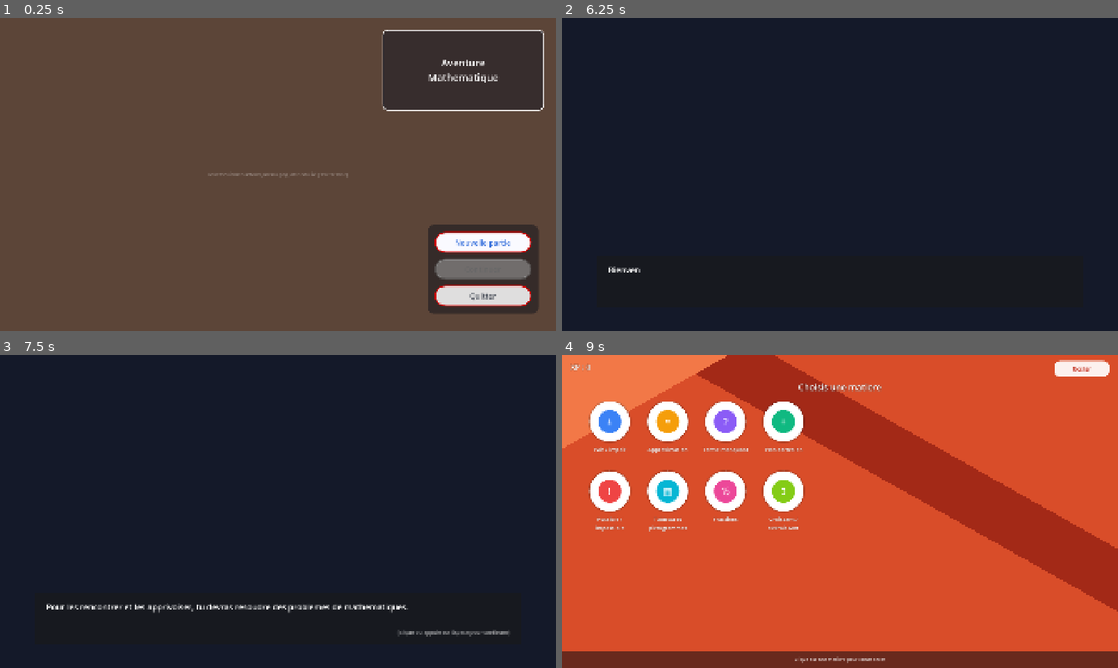
Above: before the commit, frames 1-4 (two rows, left to right).
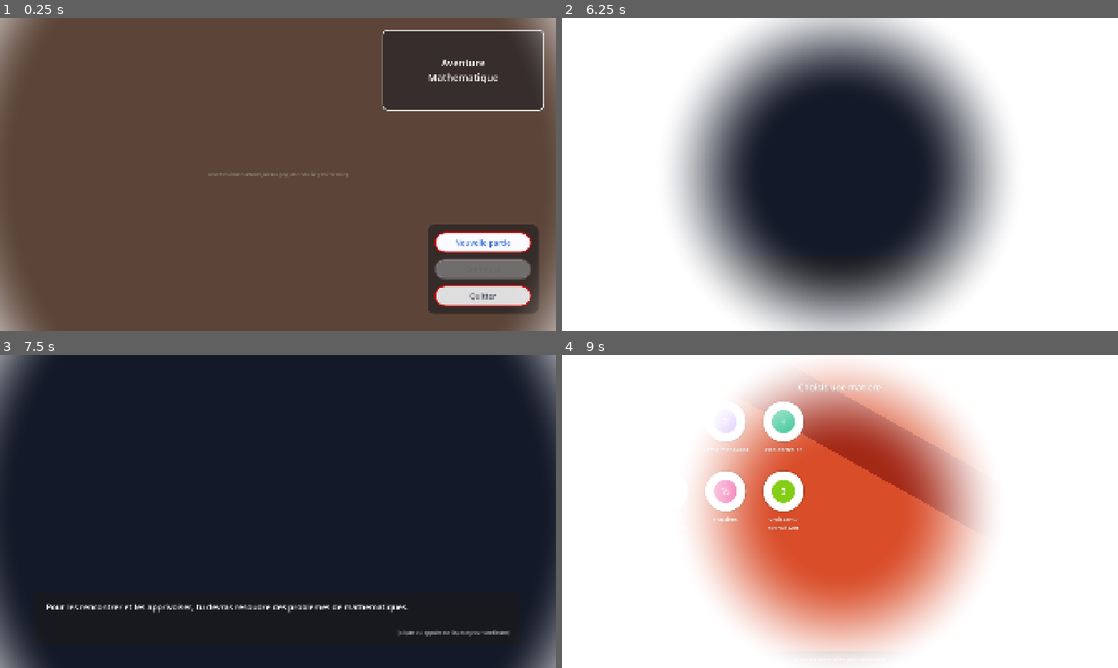
Above: after the commit, the same moments.

Repository: mikepoulin125-byte/jeu-educatif-godot
Game: Godot game, scene res://scenes/Main.tscn
The game is run twice, just before and just after one commit, with the same random seed, the same clock (stepped at 60 frames per second) and the same inputs.
Inputs (mouse positions are in pixels of both pictures, inside the frame that each line leads up to):
- Up to frame 1 (0.25 s): no input
- Up to frame 2 (6.25 s): click "Nouvelle partie" at 0.5 s; tap Enter at 1.25, 1.35, 2.1, 2.75, 2.85, 3.6, 4.25, 4.35, 5.1, 5.85 s; move the mouse to (962, 158) at 1.27 s; click (962, 158) at 1.42 s; tap Space at 1.52, 2, 2.27, 3.5, 3.77, 4.52, 5, 5.27 s; move the mouse to (728, 190) at 2.02 s; click (728, 190) at 2.17 s; move the mouse to (895, 105) at 2.77 s; click (895, 105) at 2.92 s; move the mouse to (812, 237) at 3.52 s; click (812, 237) at 3.67 s; move the mouse to (1006, 221) at 4.27 s; click (1006, 221) at 4.42 s; move the mouse to (673, 127) at 5.02 s; click (673, 127) at 5.17 s; move the mouse to (867, 174) at 5.77 s; click (867, 174) at 5.92 s
- Up to frame 3 (7.5 s): move the mouse to (194, 433) at 6.52 s; tap Enter at 6.6, 7.35 s; click (194, 433) at 6.67 s; tap Space at 6.77 s; move the mouse to (400, 495) at 7.27 s; click (400, 495) at 7.42 s
- Up to frame 4 (9 s): tap Space at 7.52, 8.27 s; move the mouse to (728, 527) at 8.02 s; tap Enter at 8.1 s; click (728, 527) at 8.17 s; click "Choisir" at 8.75 s

The runs differ from the first frame. In frame 1, 3.0% of the frame differs, in the area x 0-100%, y 0-100%; in frame 2, 83%; in frame 3, 3.5%; in frame 4, 84%.
Error before the commit: Cannot call method 'set_input_as_handled' on a null value. (res://scripts/dialogue_intro.gd:40)
Error after the commit: Cannot call method 'set_input_as_handled' on a null value. (res://scripts/dialogue_intro.gd:46)

Commit message:
Transition radiale blanche (vignette animee) pour les fondus menu<->chargement<->jeu
Remplace le fondu blanc uniforme par un degrade radial anime : shader
canvas_item (shaders/transition_radiale_blanc.gdshader) dont l'alpha
depend de la distance au centre, pilote par un seul parametre
"progression". Un meme shader gere les deux sens : bords en premier
(menu -> chargement, progression 0->1) et centre en premier
(chargement -> jeu, progression 1->0), simplement en inversant
depart/arrivee. Composant reutilisable TransitionRadiale
(scenes/components/TransitionRadiale.tscn) applique aux deux fondus
demandes : MenuPrincipal (%FadeBlanc, avant EcranChargement) et les
deux destinations possibles apres l'ecran de chargement, DialogueIntro
et Hub (%VoileEntree, au debut de leur _ready()).

Verifie via godot --headless --import (0 erreur), boot headless reel
(0 erreur), un nouveau smoke test dedie qui confirme entre autres
qu'un `await` sur un Tween fonctionne correctement sous --script
(contrairement au probleme de _ready() non-synchrone documente
precedemment), mise a jour du smoke test des raffinements du menu
(l'ancienne assertion sur ColorRect.color.a n'a plus de sens avec un
shader qui ecrase COLOR), et une verification visuelle reelle complete
confirmant le degrade radial dans les deux sens sur des captures
d'ecran successives.

Co-Authored-By: Claude Sonnet 5 <noreply@anthropic.com>

Diff:
--- a/scenes/DialogueIntro.tscn
+++ b/scenes/DialogueIntro.tscn
@@ -1,6 +1,7 @@
-[gd_scene load_steps=2 format=3 uid="uid://bqf0e0000dialogue01"]
+[gd_scene load_steps=3 format=3 uid="uid://bqf0e0000dialogue01"]
 
 [ext_resource type="Script" path="res://scripts/dialogue_intro.gd" id="1"]
+[ext_resource type="PackedScene" path="res://scenes/components/TransitionRadiale.tscn" id="2"]
 
 [node name="DialogueIntro" type="Control"]
 layout_mode = 3
@@ -66,3 +67,6 @@
 horizontal_alignment = 2
 modulate = Color(1, 1, 1, 0.6)
 text = ""
+
+[node name="VoileEntree" parent="." instance=ExtResource("2")]
+unique_name_in_owner = true
--- a/scenes/Hub.tscn
+++ b/scenes/Hub.tscn
@@ -1,7 +1,8 @@
-[gd_scene load_steps=6 format=3 uid="uid://bqf0e0000hub00001"]
+[gd_scene load_steps=7 format=3 uid="uid://bqf0e0000hub00001"]
 
 [ext_resource type="Script" path="res://scripts/hub.gd" id="1"]
 [ext_resource type="Shader" path="res://shaders/fond_bandes_diagonales.gdshader" id="2"]
+[ext_resource type="PackedScene" path="res://scenes/components/TransitionRadiale.tscn" id="3"]
 
 [sub_resource type="ShaderMaterial" id="ShaderMaterial_fond"]
 shader = ExtResource("2")
@@ -120,3 +121,6 @@
 horizontal_alignment = 1
 vertical_alignment = 1
 text = "Clique sur une matiere pour commencer"
+
+[node name="VoileEntree" parent="." instance=ExtResource("3")]
+unique_name_in_owner = true
--- a/scenes/MenuPrincipal.tscn
+++ b/scenes/MenuPrincipal.tscn
@@ -1,7 +1,8 @@
-[gd_scene load_steps=12 format=3 uid="uid://bqf0e0000menu01"]
+[gd_scene load_steps=13 format=3 uid="uid://bqf0e0000menu01"]
 
 [ext_resource type="Script" path="res://scripts/menu_principal.gd" id="1"]
 [ext_resource type="Script" path="res://scripts/components/bouton_anime.gd" id="2"]
+[ext_resource type="PackedScene" path="res://scenes/components/TransitionRadiale.tscn" id="3"]
 
 [sub_resource type="StyleBoxFlat" id="StyleBoxFlat_cadre_logo"]
 bg_color = Color(0.1, 0.1, 0.14, 0.55)
@@ -267,13 +268,5 @@
 text = "Quitter"
 script = ExtResource("2")
 
-[node name="FadeBlanc" type="ColorRect" parent="."]
-unique_name_in_owner = true
-layout_mode = 1
-anchors_preset = 15
-anchor_right = 1.0
-anchor_bottom = 1.0
-grow_horizontal = 2
-grow_vertical = 2
-mouse_filter = 2
-color = Color(1, 1, 1, 0)
+[node name="FadeBlanc" parent="." instance=ExtResource("3")]
+unique_name_in_owner = true
--- /dev/null
+++ b/scenes/components/TransitionRadiale.tscn
@@ -0,0 +1,22 @@
+[gd_scene load_steps=4 format=3 uid="uid://bqf0e0000transr1"]
+
+[ext_resource type="Script" path="res://scripts/components/transition_radiale.gd" id="1"]
+[ext_resource type="Shader" path="res://shaders/transition_radiale_blanc.gdshader" id="2"]
+
+[sub_resource type="ShaderMaterial" id="ShaderMaterial_transition"]
+shader = ExtResource("2")
+shader_parameter/progression = 0.0
+shader_parameter/largeur_degrade = 0.35
+shader_parameter/taille_ecran = Vector2(1920, 1080)
+
+[node name="TransitionRadiale" type="ColorRect"]
+layout_mode = 3
+anchors_preset = 15
+anchor_right = 1.0
+anchor_bottom = 1.0
+grow_horizontal = 2
+grow_vertical = 2
+mouse_filter = 2
+material = SubResource("ShaderMaterial_transition")
+color = Color(1, 1, 1, 1)
+script = ExtResource("1")
--- /dev/null
+++ b/scripts/components/transition_radiale.gd
@@ -0,0 +1,32 @@
+class_name TransitionRadiale
+extends ColorRect
+## Voile blanc plein ecran avec degrade radial anime (voir
+## shaders/transition_radiale_blanc.gdshader). Reutilisable partout ou
+## une transition "vers/depuis le blanc, bords en premier" est needed :
+## menu -> ecran de chargement -> jeu.
+##
+## definir_progression(0.0) = invisible, definir_progression(1.0) =
+## ecran entierement blanc, degrade radial entre les deux (bords
+## atteints avant le centre).
+
+func _ready() -> void:
+	mouse_filter = Control.MOUSE_FILTER_IGNORE
+	_appliquer_taille_ecran()
+	resized.connect(_appliquer_taille_ecran)
+
+func _appliquer_taille_ecran() -> void:
+	if material is ShaderMaterial:
+		material.set_shader_parameter("taille_ecran", size)
+
+func definir_progression(valeur: float) -> void:
+	if material is ShaderMaterial:
+		material.set_shader_parameter("progression", valeur)
+
+## Anime "progression" de "depart" vers "arrivee" sur "duree" secondes.
+## A utiliser avec `await` pour enchainer une action une fois la
+## transition terminee.
+func animer(depart: float, arrivee: float, duree: float) -> void:
+	definir_progression(depart)
+	var tween := create_tween()
+	tween.tween_property(material, "shader_parameter/progression", arrivee, duree).set_trans(Tween.TRANS_SINE)
+	await tween.finished
--- a/scripts/dialogue_intro.gd
+++ b/scripts/dialogue_intro.gd
@@ -4,9 +4,11 @@
 ## Un clic/Espace/Entree complete la ligne courante, ou passe a la suivante.
 
 const VITESSE_CARACTERES_PAR_SEC := 40.0
+const DUREE_FONDU_ENTREE := 0.45
 
 @onready var label_dialogue: Label = %LabelDialogue
 @onready var label_indice: Label = %LabelIndice
+@onready var voile_entree: TransitionRadiale = %VoileEntree
 
 var _lignes: Array = []
 var _index_ligne: int = 0
@@ -15,6 +17,10 @@
 var _en_cours_de_revelation: bool = false
 
 func _ready() -> void:
+	# Fondu radial depuis le blanc (centre en premier) a l'arrivee depuis
+	# l'ecran de chargement — voir shaders/transition_radiale_blanc.gdshader.
+	voile_entree.animer(1.0, 0.0, DUREE_FONDU_ENTREE)
+
 	_lignes = DataManager.get_lignes_intro()
 	label_indice.text = DataManager.get_texte_indice_intro()
 	if _lignes.is_empty():
--- a/scripts/hub.gd
+++ b/scripts/hub.gd
@@ -3,12 +3,19 @@
 ## permanent en haut-gauche, bouton Roster permanent.
 
 const CarteMatiereScene := preload("res://scenes/components/CarteMatiere.tscn")
+const DUREE_FONDU_ENTREE := 0.45
 
 @onready var label_xp: Label = %LabelXp
 @onready var grille_matieres: GridContainer = %GrilleMatieres
 @onready var bouton_roster: Button = %BoutonRoster
+@onready var voile_entree: TransitionRadiale = %VoileEntree
 
 func _ready() -> void:
+	# Fondu radial depuis le blanc (centre en premier), notamment a
+	# l'arrivee depuis l'ecran de chargement — voir
+	# shaders/transition_radiale_blanc.gdshader.
+	voile_entree.animer(1.0, 0.0, DUREE_FONDU_ENTREE)
+
 	_actualiser_xp()
 	bouton_roster.pressed.connect(_on_roster_presse)
 	_peupler_matieres()
--- a/scripts/menu_principal.gd
+++ b/scripts/menu_principal.gd
@@ -12,7 +12,7 @@
 @onready var bouton_nouvelle_partie: Button = %BoutonNouvellePartie
 @onready var bouton_continuer: Button = %BoutonContinuer
 @onready var bouton_quitter: Button = %BoutonQuitter
-@onready var fade_blanc: ColorRect = %FadeBlanc
+@onready var fade_blanc: TransitionRadiale = %FadeBlanc
 
 const DUREE_FADE_BLANC := 0.45
 
@@ -55,9 +55,9 @@
 func _on_quitter() -> void:
 	get_tree().quit()
 
-## Fondu au blanc puis passage par EcranChargement.tscn (faux temps de
-## chargement de 5s, voir section 4 de la demande de Mike) avant
-## d'arriver sur scene_cible.
+## Fondu radial au blanc (bords en premier, centre en dernier) puis
+## passage par EcranChargement.tscn (faux temps de chargement de 5s,
+## voir section 4 de la demande de Mike) avant d'arriver sur scene_cible.
 func _lancer_avec_ecran_de_chargement(scene_cible: String) -> void:
 	bouton_nouvelle_partie.disabled = true
 	bouton_continuer.disabled = true
@@ -65,8 +65,5 @@
 
 	GameState.scene_suivante = scene_cible
 
-	var tween := create_tween()
-	tween.tween_property(fade_blanc, "color:a", 1.0, DUREE_FADE_BLANC)
-	tween.finished.connect(func():
-		get_tree().change_scene_to_file("res://scenes/EcranChargement.tscn")
-	)
+	await fade_blanc.animer(0.0, 1.0, DUREE_FADE_BLANC)
+	get_tree().change_scene_to_file("res://scenes/EcranChargement.tscn")
--- a/scripts/tests/smoke_test_raffinements_menu.gd
+++ b/scripts/tests/smoke_test_raffinements_menu.gd
@@ -80,10 +80,15 @@
 			return
 	print("OK: les 3 boutons ont la bordure #CC0000")
 
-	var fade_blanc: ColorRect = menu.get_node("%FadeBlanc")
-	if not _verifier(fade_blanc.color.a < TOLERANCE, "FadeBlanc devrait demarrer invisible (alpha 0)"):
+	# FadeBlanc est maintenant une instance de TransitionRadiale (shader) :
+	# sa visibilite est pilotee par le parametre "progression" du shader,
+	# pas par la propriete "color" du ColorRect (le shader ecrase COLOR
+	# entierement). Valeur par defaut attendue : 0.0 (invisible).
+	var fade_blanc = menu.get_node("%FadeBlanc")
+	var progression_initiale: float = fade_blanc.material.get_shader_parameter("progression")
+	if not _verifier(is_equal_approx(progression_initiale, 0.0), "FadeBlanc devrait demarrer avec progression=0.0 (invisible), obtenu %f" % progression_initiale):
 		return
-	print("OK: FadeBlanc demarre invisible")
+	print("OK: FadeBlanc demarre invisible (progression=0.0)")
 
 	root.remove_child(menu)
 	menu.free()
--- /dev/null
+++ b/scripts/tests/smoke_test_transition_radiale.gd
@@ -0,0 +1,73 @@
+extends SceneTree
+## Test de fumee headless pour la transition radiale blanche (fondu vers/
+## depuis le blanc, bords/centre en premier selon le sens). Pas execute
+## en jeu normal. Lance avec :
+## godot --headless --script res://scripts/tests/smoke_test_transition_radiale.gd
+##
+## N'utilise jamais assert() (bloque indefiniment sans debugger attache).
+
+func _verifier(condition: bool, message: String) -> bool:
+	if not condition:
+		print("ECHEC: " + message)
+		quit(1)
+	return condition
+
+func _initialize() -> void:
+	print("=== Smoke test transition radiale ===")
+
+	var TransitionScene := preload("res://scenes/components/TransitionRadiale.tscn")
+	var voile = TransitionScene.instantiate()
+	root.add_child(voile)
+
+	# 1. definir_progression() doit ecrire directement le parametre du shader
+	# (pas besoin d'attendre _ready(), voir le reflexe documente en Phase 3
+	# : ce composant n'utilise aucun @onready, il agit directement sur
+	# `material`/`size`, disponibles des l'instanciation).
+	voile.definir_progression(0.35)
+	var valeur: float = voile.material.get_shader_parameter("progression")
+	if not _verifier(is_equal_approx(valeur, 0.35), "definir_progression(0.35) - obtenu %f" % valeur):
+		return
+	print("OK: definir_progression() ecrit bien le parametre du shader")
+
+	# 2. animer() doit interpoler jusqu'a la valeur cible (teste avec une
+	# duree courte pour que le test reste rapide).
+	await voile.animer(0.0, 1.0, 0.05)
+	var valeur_finale: float = voile.material.get_shader_parameter("progression")
+	if not _verifier(is_equal_approx(valeur_finale, 1.0), "animer(0.0, 1.0, 0.05) - valeur finale attendue 1.0, obtenu %f" % valeur_finale):
+		return
+	print("OK: animer() interpole bien jusqu'a la valeur cible (0.0 -> 1.0)")
+
+	await voile.animer(1.0, 0.0, 0.05)
+	valeur_finale = voile.material.get_shader_parameter("progression")
+	if not _verifier(is_equal_approx(valeur_finale, 0.0), "animer(1.0, 0.0, 0.05) - valeur finale attendue 0.0, obtenu %f" % valeur_finale):
+		return
+	print("OK: animer() fonctionne aussi dans l'autre sens (1.0 -> 0.0)")
+
+	root.remove_child(voile)
+	voile.free()
+
+	# 3. Verifie que les 3 scenes concernees ont bien un noeud de
+	# transition (structure statique, independante du script racine qui
+	# ne compile pas sous --script pour les scenes referencant un
+	# autoload — voir smoke_test_raffinements_menu.gd pour le detail de
+	# cette limite documentee).
+	var verifications := [
+		["res://scenes/MenuPrincipal.tscn", "%FadeBlanc"],
+		["res://scenes/DialogueIntro.tscn", "%VoileEntree"],
+		["res://scenes/Hub.tscn", "%VoileEntree"],
+	]
+	for v in verifications:
+		var chemin_scene: String = v[0]
+		var nom_noeud: String = v[1]
+		var scene = load(chemin_scene).instantiate()
+		root.add_child(scene)
+		var noeud = scene.get_node_or_null(nom_noeud)
+		var ok := _verifier(noeud != null, "%s : noeud %s manquant" % [chemin_scene, nom_noeud])
+		root.remove_child(scene)
+		scene.free()
+		if not ok:
+			return
+	print("OK: MenuPrincipal, DialogueIntro et Hub ont chacun leur noeud de transition radiale")
+
+	print("=== Smoke test transition radiale : SUCCES ===")
+	quit(0)
--- /dev/null
+++ b/shaders/transition_radiale_blanc.gdshader
@@ -0,0 +1,33 @@
+shader_type canvas_item;
+// Vignette radiale blanche animee, utilisee pour les transitions entre
+// le menu, l'ecran de chargement et le jeu.
+//
+// "progression" (0..1) controle jusqu'ou le blanc a gagne depuis les
+// bords vers le centre :
+//   - progression = 0.0 -> ecran transparent (rien de blanc visible)
+//   - progression = 1.0 -> ecran entierement blanc
+//   - entre les deux, une couronne blanche part des bords et grandit
+//     vers le centre (le centre est donc le DERNIER a disparaitre)
+//
+// Pour un fade IN (le blanc se retire, centre en premier), il suffit
+// d'animer "progression" de 1.0 vers 0.0 avec ce meme shader — la
+// formule est symetrique, pas besoin d'un second shader.
+
+uniform float progression : hint_range(0.0, 1.0) = 0.0;
+uniform float largeur_degrade : hint_range(0.01, 1.0) = 0.35;
+uniform vec2 taille_ecran = vec2(1920.0, 1080.0);
+
+void fragment() {
+	vec2 centre_pixels = taille_ecran * 0.5;
+	vec2 pos_pixels = UV * taille_ecran - centre_pixels;
+	float rayon_max = length(centre_pixels);
+	float dist = length(pos_pixels) / rayon_max;  // 0 au centre, 1 au coin le plus loin
+
+	float seuil = 1.0 - progression;
+	float bord_interieur = seuil - largeur_degrade * 0.5;
+	float bord_exterieur = seuil + largeur_degrade * 0.5;
+
+	float alpha = smoothstep(bord_interieur, bord_exterieur, dist);
+
+	COLOR = vec4(1.0, 1.0, 1.0, alpha);
+}
Not shown, added: scripts/components/transition_radiale.gd.uid
Not shown, added: scripts/tests/smoke_test_transition_radiale.gd.uid
Not shown, added: shaders/transition_radiale_blanc.gdshader.uid
Not shown, changed: docs/phases/phase_03_hub_principal.md
